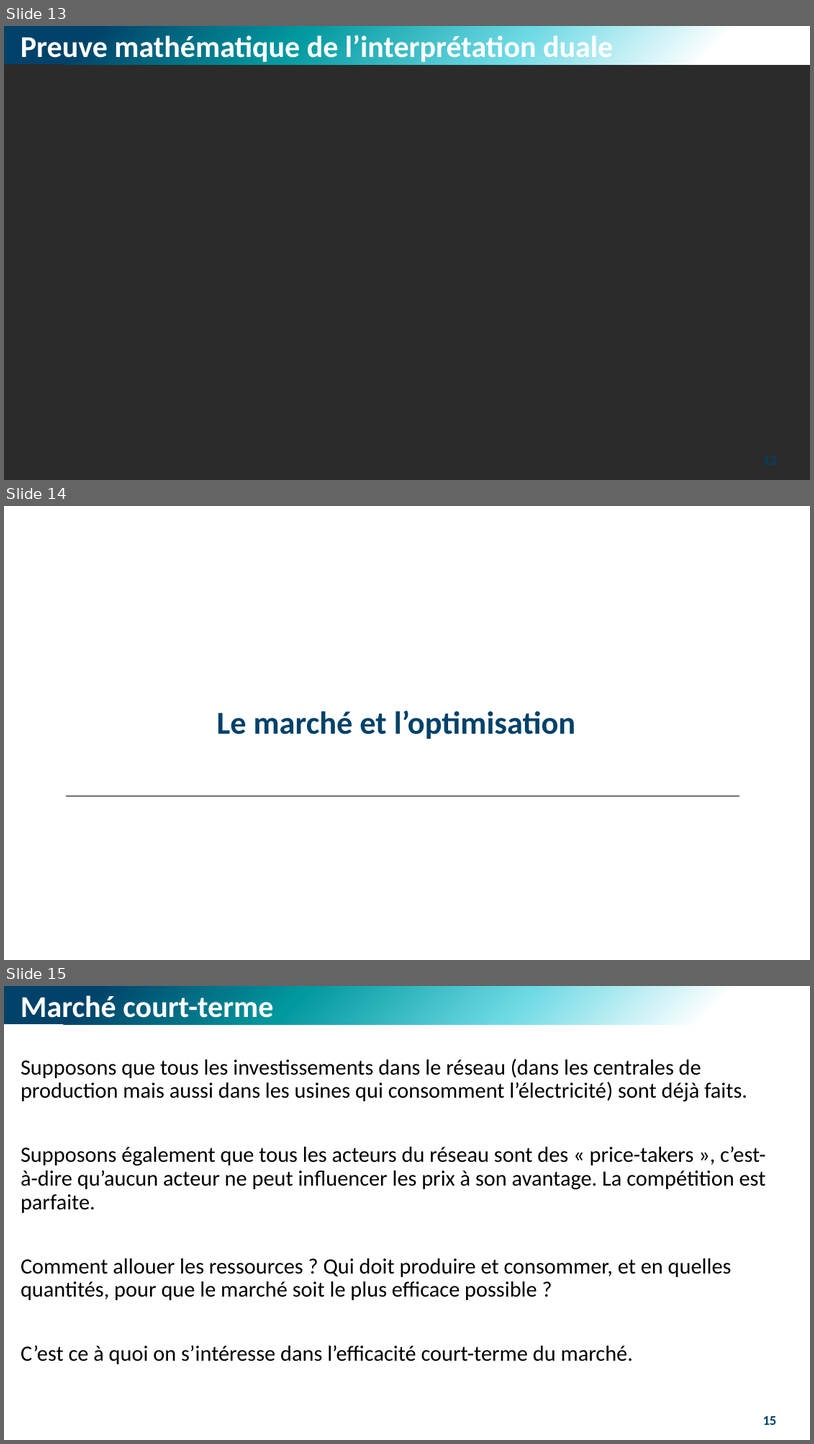
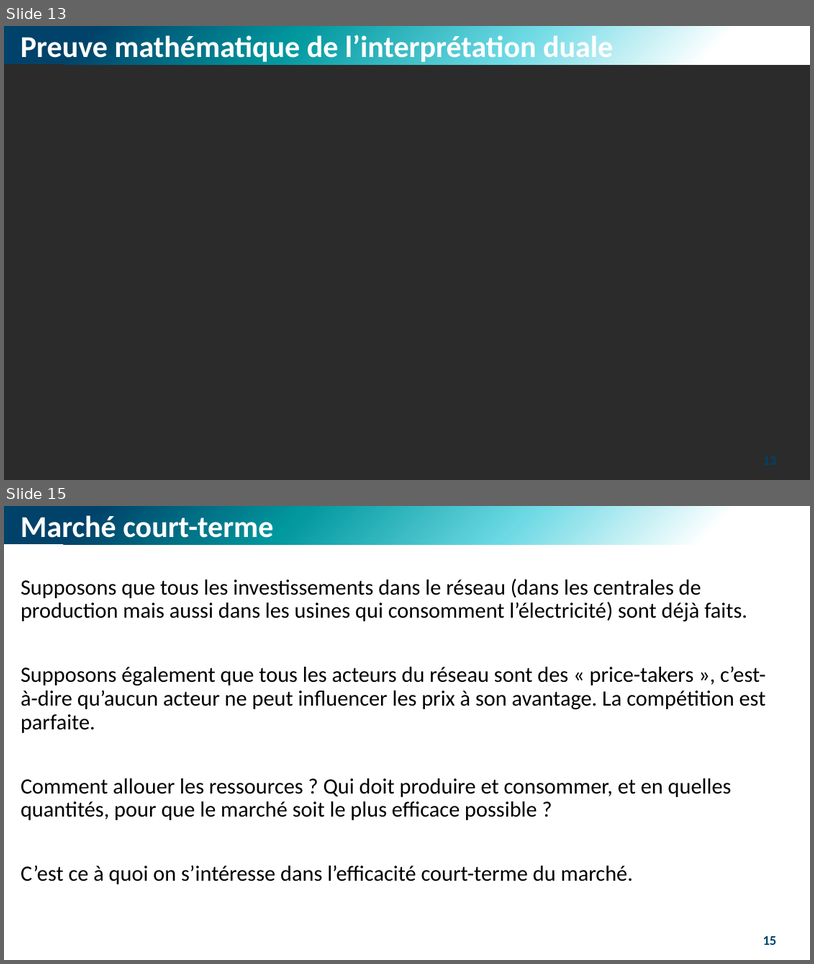
Before and after one commit to M-Berthelin/energy_mod_ISEL_MIX5, a slide deck: slides/4_Market.pptx. Shown one above the other, each under a label of ours: slides 13, 14 and 15 before the commit, slides 13 and 15 after it; the slides between them are not shown. The pictures are 814x1444 and 814x964 pixels, drawn with LibreOffice and Linux fonts; fonts in the diff are those of the drawing; background and template pictures are left out; a plain dark background stands for a picture behind light text. Boxes give left, top, right and bottom in pixels: in the first picture for what was removed or moved away, otherwise in the second. Text is boxed around its words. In the diff, an @@ line names an element or a change of style, - is before the commit and + after.

```diff
--- a/slides/4_Market.pptx
+++ b/slides/4_Market.pptx
@@ slide 14 removed at box(4, 506, 810, 960), background #FFFFFF @@
@@ title removed at box(217, 710, 576, 739) @@
-Le marché et l’optimisation
@@ line removed from (66, 795) to (741, 795) @@
```
Also in this commit, not shown: 7 slides changed, 1 slide added, 1 other file.
